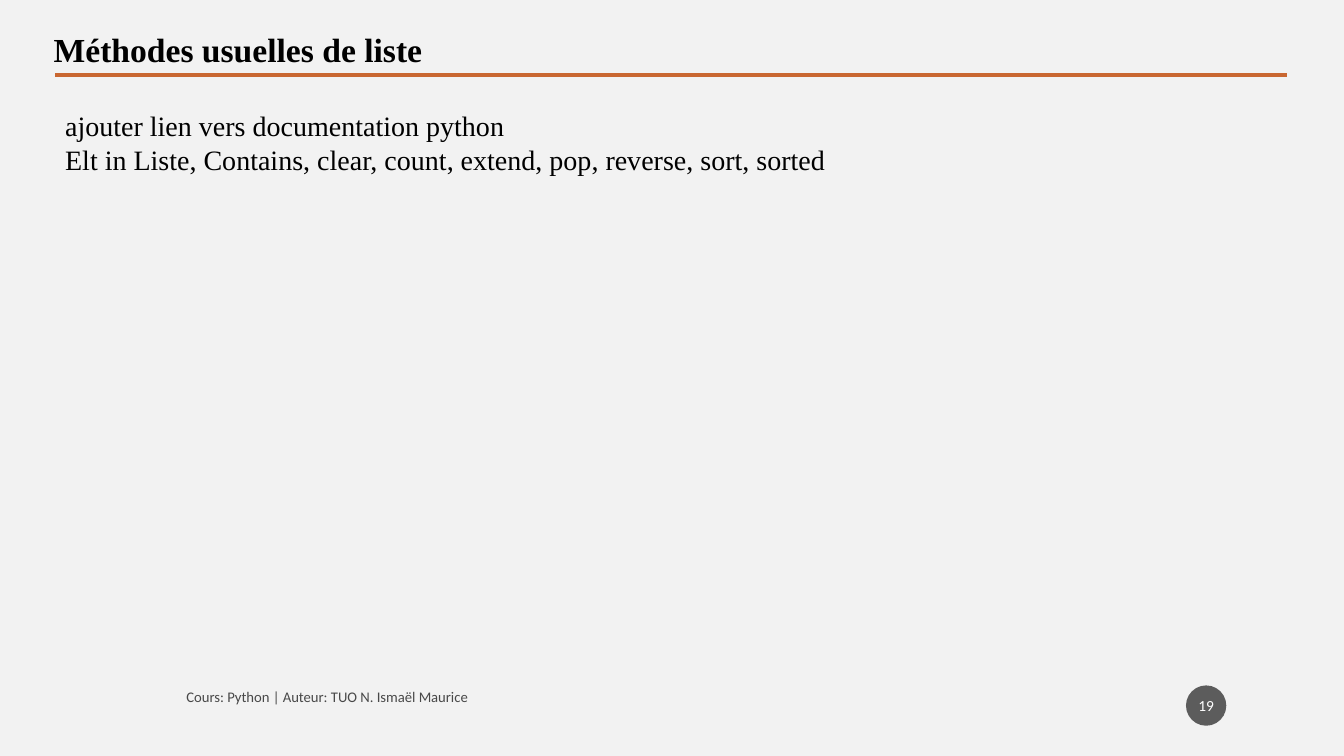
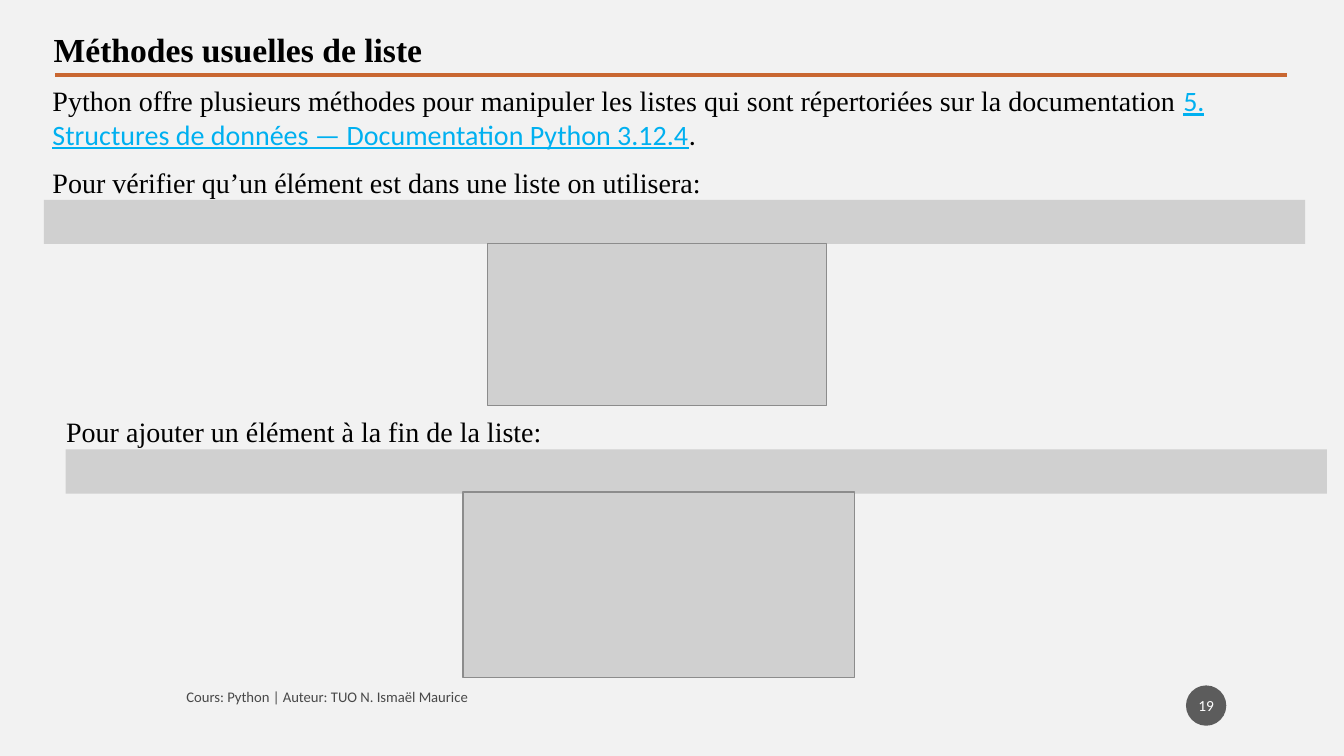
Before and after one commit to tisma95/cours-python, a slide deck: slide 19 of source/Chapitre 9 - Les listes.pptx. Drawn at 1344x756 pixels with LibreOffice and Linux fonts; fonts in the diff are those of the drawing; grey boxes stand for pictures. Boxes give left, top, right and bottom in pixels: in the first picture for what was removed or moved away, otherwise in the second. Text is boxed around its words. In the diff, an @@ line names an element or a change of style, - is before the commit and + after.

Commit message:
Feat (chp9): Chapitre sur les listes
Suites et exercices

```diff
--- a/source/Chapitre 9 - Les listes.pptx
+++ b/source/Chapitre 9 - Les listes.pptx
@@ text added at bbox=[52, 91, 1204, 150], 20 pt, text #000000 @@
+Python offre plusieurs méthodes pour manipuler les listes qui sont répertoriées sur la documentation 5. Structures de données — Documentation Python 3.12.4.
@@ text removed at bbox=[65, 116, 825, 175] @@
-ajouter lien vers documentation python
-Elt in Liste, Contains, clear, count, extend, pop, reverse, sort, sorted
@@ text added at bbox=[52, 173, 701, 198], 20 pt, text #000000 @@
+Pour vérifier qu’un élément est dans une liste on utilisera:
@@ picture added at bbox=[43, 200, 1305, 244] @@
@@ picture added at bbox=[488, 244, 828, 405] @@
@@ text added at bbox=[66, 422, 541, 447], 20 pt, text #000000 @@
+Pour ajouter un élément à la fin de la liste:
@@ picture added at bbox=[66, 450, 1327, 494] @@
@@ picture added at bbox=[463, 492, 854, 678] @@
```
Also in this commit, not shown: 16 other slides changed, 3 slides added, 2 slides removed, 3 other files.
